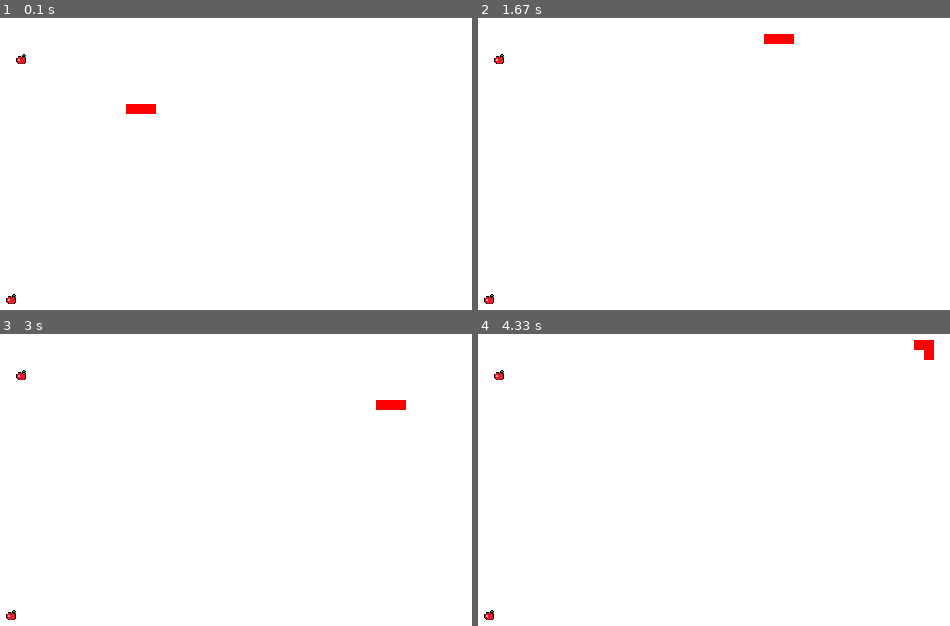
Above: before the commit, frames 1-4 (two rows, left to right).
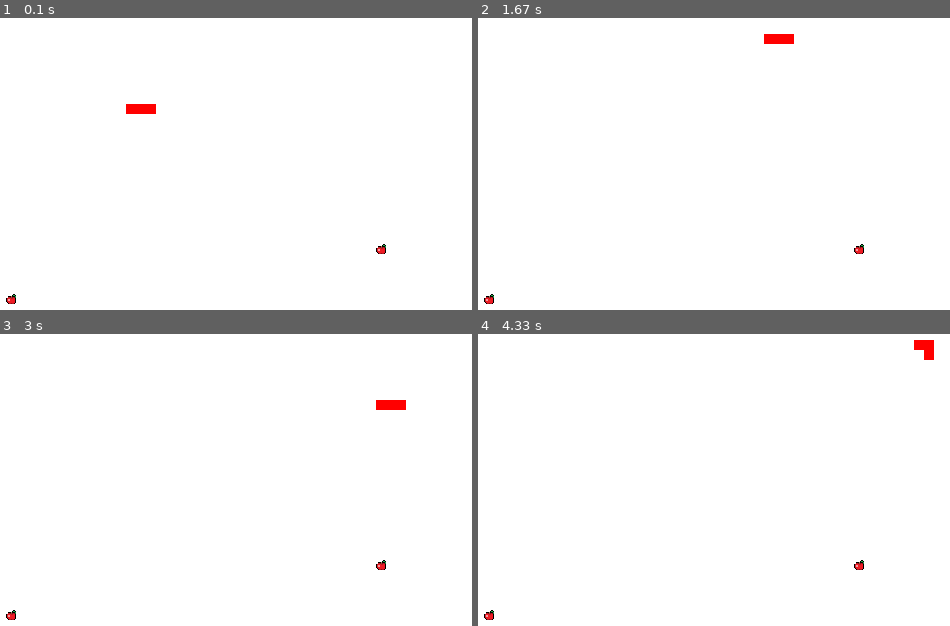
Above: after the commit, the same moments.

Repository: danyjf/tpj-2022
Game: pygame game, started from snake/main.py
Same seed, same stepped clock (60 frames per second), same inputs: the game is played once before the commit and once after it.
Inputs:
- Up to frame 1 (0.1 s): no input
- Up to frame 2 (1.67 s): hold Right 0.33-0.8 s; hold Up 0.83-1.3 s; hold Right from 1.33 s (still down)
- Up to frame 3 (3 s): release Right at 1.8 s; hold Left 1.83-2.37 s; hold Down 2.4-2.7 s; hold Left from 2.73 s (still down)
- Up to frame 4 (4.33 s): release Left at 3.13 s; hold Up 3.17-3.53 s; hold Right 3.57-4.2 s; hold Down from 4.23 s (still down)

The runs differ from the first frame. In frame 1, 0.1% of the frame differs, in the area x 3-82%, y 12-81%; in frame 2, 0.1%; in frame 3, 0.1%; in frame 4, 0.1%.

Commit message:
Refactor code to use a spawner for the food

Diff:
--- a/snake/apple.py
+++ b/snake/apple.py
@@ -10,5 +10,5 @@
     def draw(self, display):
         display.blit(self.apple_sprite.image, (Environment.SCALE * self.pos[0], Environment.SCALE * self.pos[1]))
 
-    def clone(self):
+    def clone(self) -> Food:
         return Apple()
--- a/snake/food.py
+++ b/snake/food.py
@@ -1,4 +1,3 @@
-import pygame
 import random
 
 from environment import Environment
--- a/snake/game.py
+++ b/snake/game.py
@@ -5,19 +5,26 @@
 from apple import Apple
 from input_handler import InputHandler
 from observer import Observer
+from spawner import Spawner
 
 class Game(Observer):
     def __init__(self):
         self.display = pygame.display.set_mode((Environment.SCALE * Environment.WIDTH, Environment.SCALE * Environment.HEIGHT))
         self.clock = pygame.time.Clock()
+        self.input_handler = InputHandler()
+        self.running = True
+
         # self.snakes = [Snake(40, 10), Snake(40, 30)]
         self.snakes = [Snake(40, 10)]
         for snake in self.snakes:
             snake.add_observer(self)
+
+        self.spawner = Spawner()
         apple = Apple()
-        self.food = [apple, apple.clone()]
-        self.input_handler = InputHandler()
-        self.running = True
+        self.food = [
+            self.spawner.spawn_food(apple),
+            self.spawner.spawn_food(apple)
+        ]
 
     def get_input(self, event):
         if event.key == pygame.K_w:
--- /dev/null
+++ b/snake/spawner.py
@@ -0,0 +1,5 @@
+from food import Food
+
+class Spawner:
+    def spawn_food(self, prototype) -> Food:
+        return prototype.clone()
